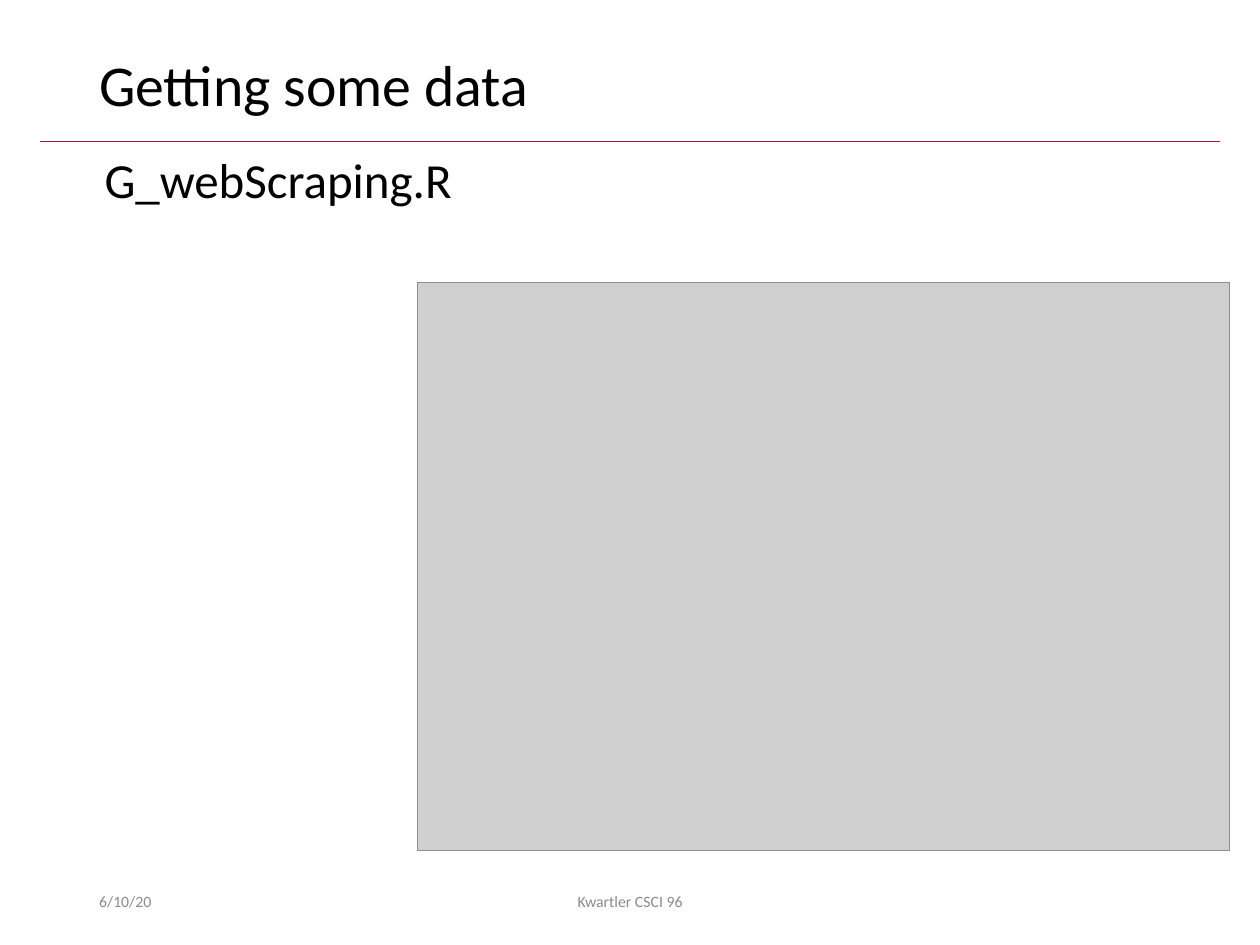
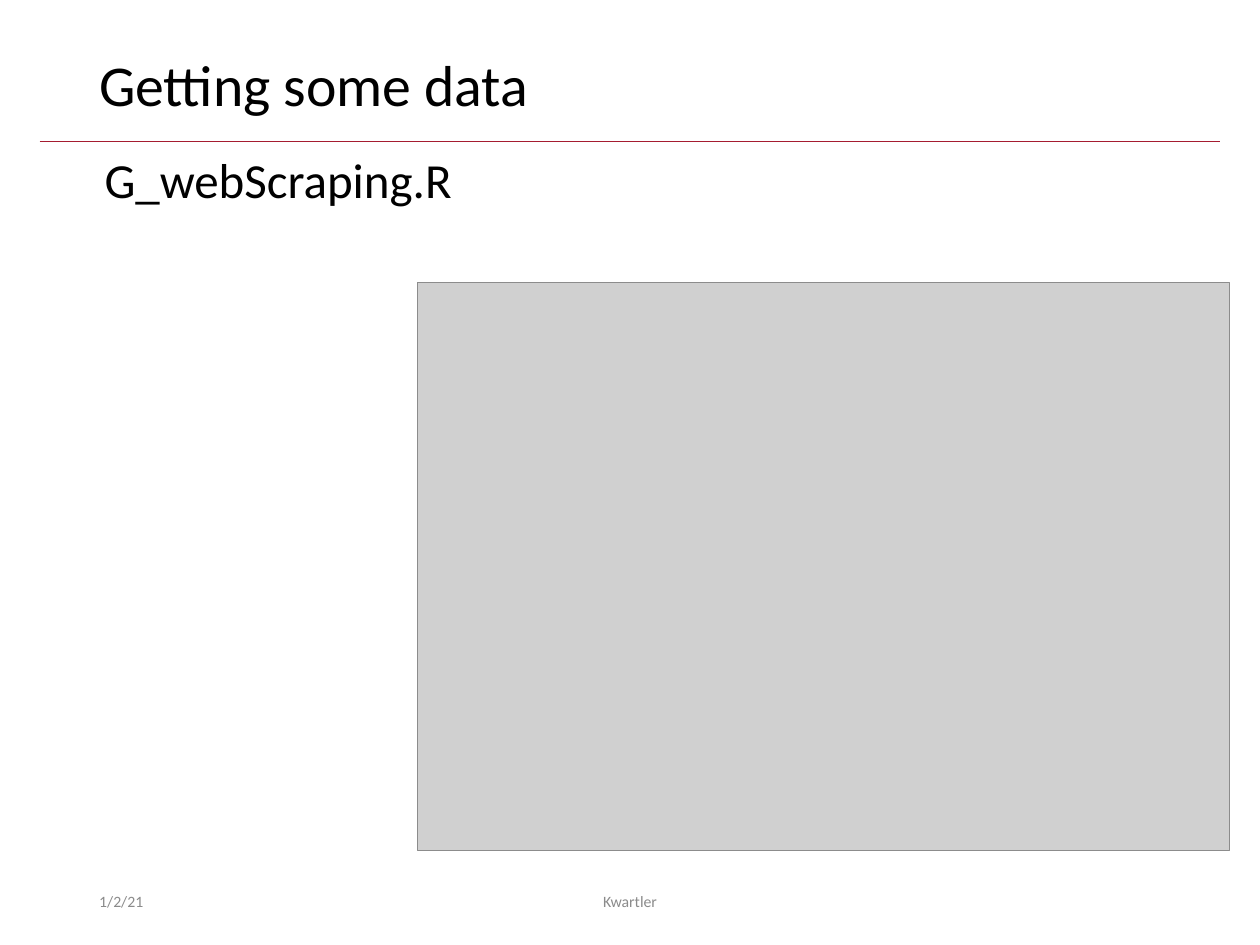
Before and after one commit to kwartler/GSERM_Text_Remote_student, a slide deck: slide 6 of lessons/E_SyntacticParsing_DataSources/D5_live_B_webscraping.pptx. Drawn at 1260x945 pixels with LibreOffice and Linux fonts; fonts in the diff are those of the drawing; grey boxes stand for pictures; background and template pictures are left out. Boxes give left, top, right and bottom in pixels: in the first picture for what was removed or moved away, otherwise in the second. Text is boxed around its words. In the diff, an @@ line names an element or a change of style, - is before the commit and + after.

```diff
--- a/lessons/E_SyntacticParsing_DataSources/D5_live_B_webscraping.pptx
+++ b/lessons/E_SyntacticParsing_DataSources/D5_live_B_webscraping.pptx
@@ text at [99,896,143,908]: text changed @@
-6/10/20
+1/2/21
@@ text at [603,896,657,907]: text changed @@
-Kwartler CSCI 96
+Kwartler
```
Also in this commit, not shown: 15 other slides changed, 1 other file.
